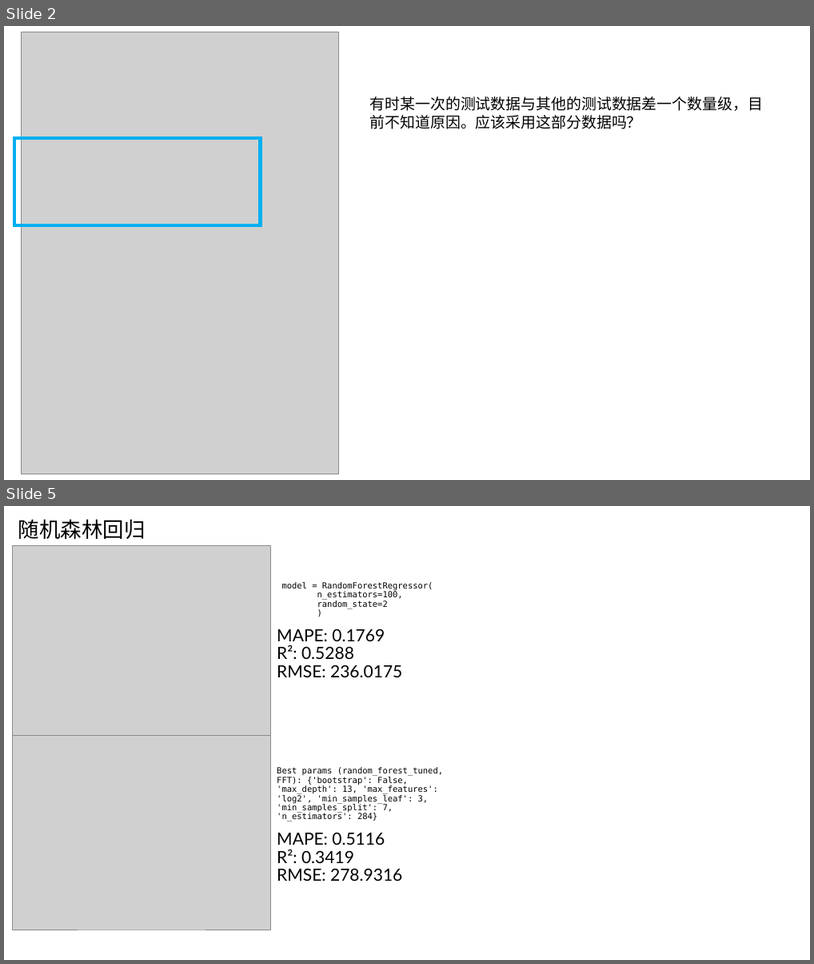
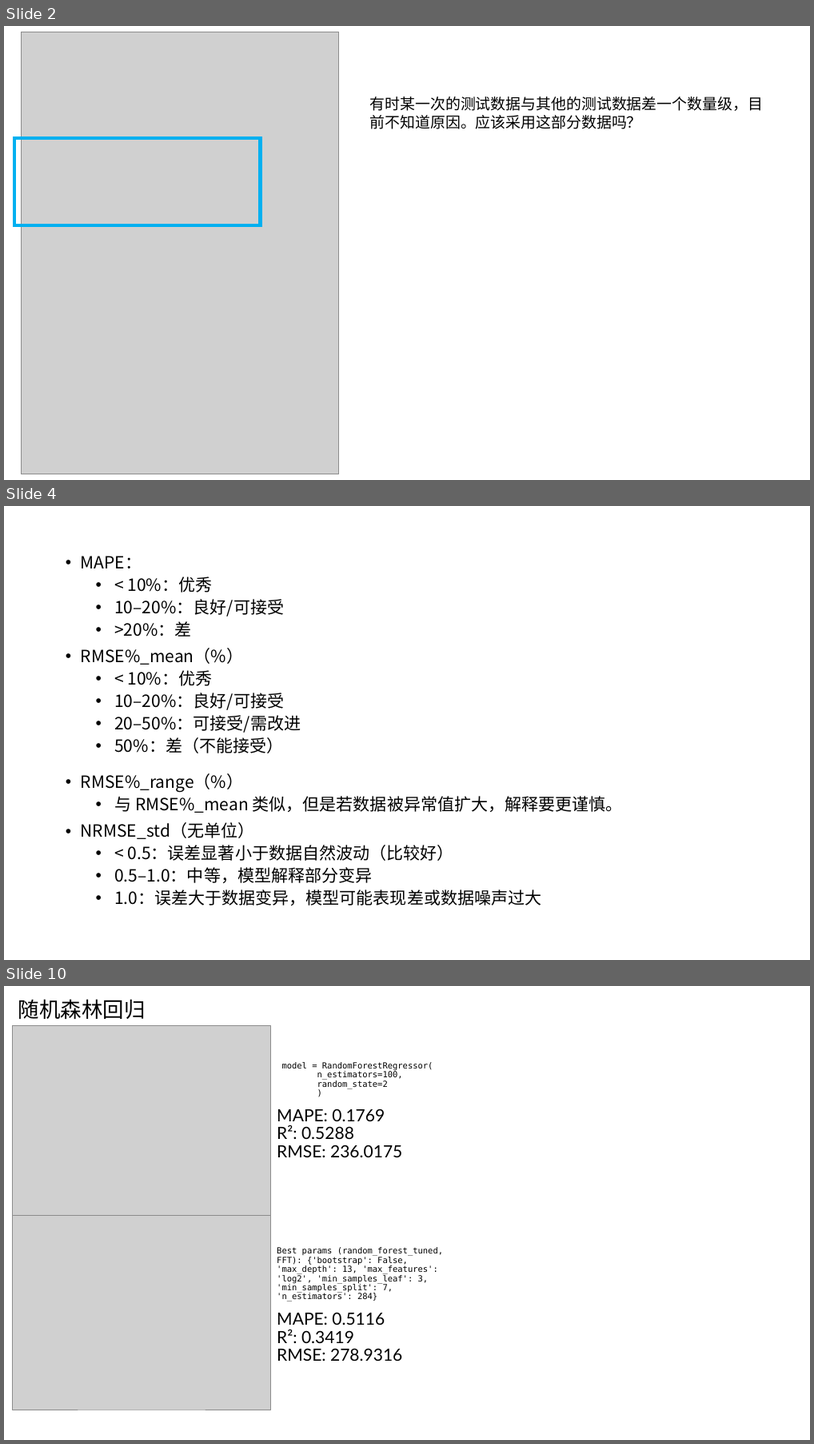
Before and after one commit to AE-26710/Time-Prediction, a slide deck: R5.pptx. Shown one above the other, each under a label of ours: slides 2 and 5 before the commit, slides 2, 4 and 10 after it; the slides between them are not shown. The pictures are 814x964 and 814x1444 pixels, drawn with LibreOffice and Linux fonts; fonts in the diff are those of the drawing; grey boxes stand for pictures. Boxes give left, top, right and bottom in pixels: in the first picture for what was removed or moved away, otherwise in the second. Text is boxed around its words. In the diff, an @@ line names an element or a change of style, - is before the commit and + after.

Commit message:
改进1：现在用多个随机种进行多轮测试； 改进2：尝试修改训练集和测试集的划分，各项指标稍有改善

```diff
--- a/R5.pptx
+++ b/R5.pptx
@@ slide 4 added at <box>4,506,810,960</box>, background #FFFFFF @@
@@ text added at <box>81,556,623,905</box>, 20 pt, text #000000 @@
+• MAPE：
+  • < 10%：优秀
+  • 10–20%：良好/可接受
+  • >20%：差
+• RMSE%_mean（%）
+  • < 10%：优秀
+  • 10–20%：良好/可接受
+  • 20–50%：可接受/需改进
+  • 50%：差（不能接受）
+• RMSE%_range（%）
+  • 与 RMSE%_mean 类似，但是若数据被异常值扩大，解释要更谨慎。
+• NRMSE_std（无单位）
+  • < 0.5：误差显著小于数据自然波动（比较好）
+  • 0.5–1.0：中等，模型解释部分变异
+  • 1.0：误差大于数据变异，模型可能表现差或数据噪声过大
@@ what was slide 5 is now slide 10 @@
```
Also in this commit, not shown: 6 slides changed, 4 other slides added, 3 other files.
